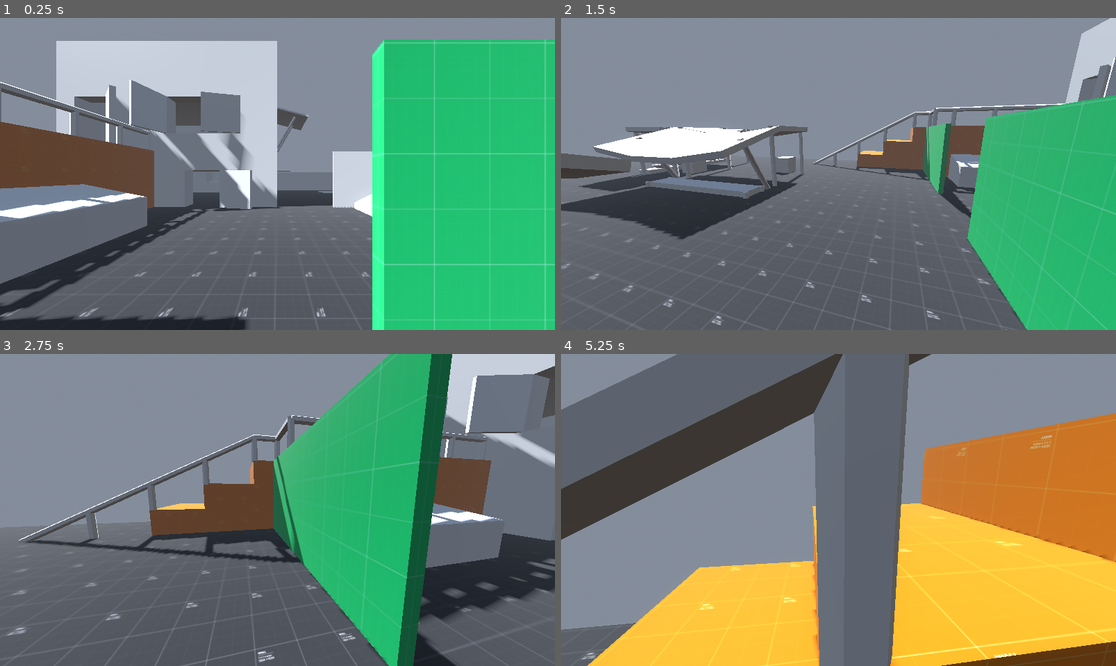
Above: before the commit, frames 1-4 (two rows, left to right).
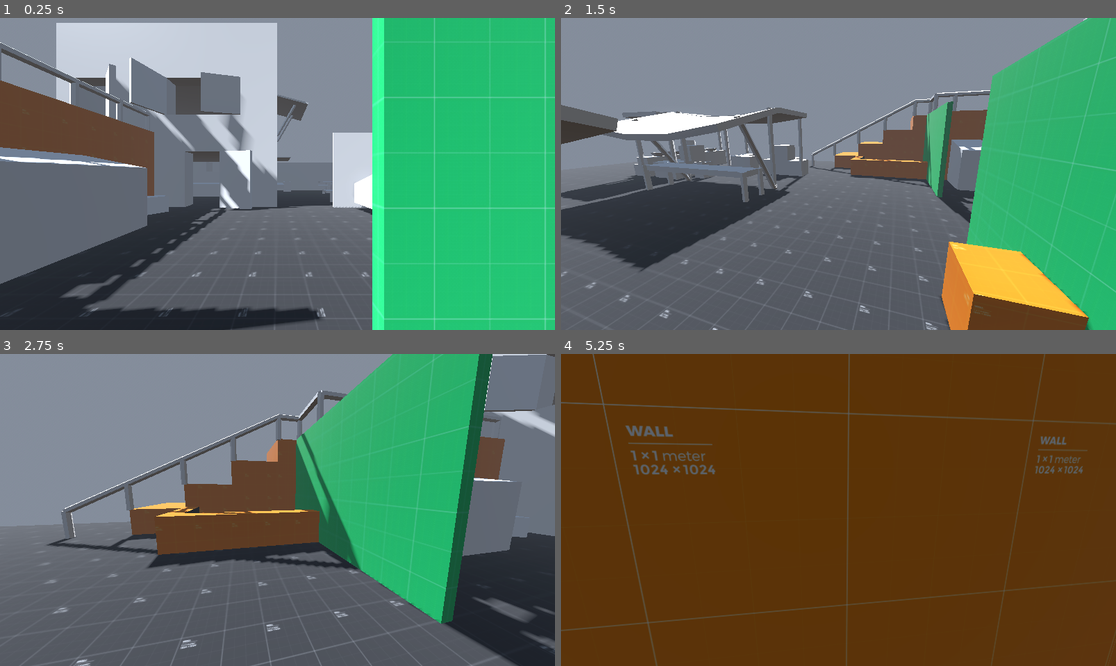
Above: after the commit, the same moments.

Repository: anandantony/project-zero-fps
Game: Godot game, scene res://maps/training/dm_map_1.tscn
Same seed, same stepped clock (60 frames per second), same inputs: the game is played once before the commit and once after it. The project has no main scene, so this scene is started directly.
Inputs (mouse positions are in pixels of both pictures, inside the frame that each line leads up to):
- Up to frame 1 (0.25 s): no input
- Up to frame 2 (1.5 s): tap Enter at 0.5 s; move the mouse to (960, 158) at 0.52 s; hold D (right) 0.53-1.28 s; hold Shift (sprint) 0.53-1.28 s; click (960, 158) at 0.67 s; tap Space (jump) at 0.77 s; move the mouse to (810, 174) at 1.27 s; hold W (up) from 1.28 s (still down); tap Shift (sprint) at 1.35 s
- Up to frame 3 (2.75 s): keep holding W (up); tap Space (jump) at 1.52 s; move the mouse to (288, 503) at 2.02 s; hold Shift (sprint) from 2.03 s (still down)
- Up to frame 4 (5.25 s): keep holding W (up); move the mouse to (832, 516) at 2.77 s; release Shift (sprint) at 2.78 s; tap Shift (sprint) at 2.85, 4.35 s; tap Space (jump) at 3.02, 3.77, 4.52 s; move the mouse to (877, 513) at 3.52 s; hold Shift (sprint) 3.53-4.28 s; move the mouse to (794, 506) at 4.27 s; move the mouse to (844, 510) at 5.02 s; hold Shift (sprint) from 5.03 s (still down)

The runs differ from the first frame. In frame 1, 24% of the frame differs, in the area x 0-100%, y 0-100%; in frame 2, 26%; in frame 3, 30%; in frame 4, 99%.

Commit message:
Add joystick look support and update map geometry
Implemented joystick look controls in camera_controller.gd, including new input actions in project.godot for look directions. Updated dm_map_1.tscn with additional geometry and adjustments. Added .vscode/ to .gitignore and created a placeholder input_router.gd script.

Diff:
--- a/maps/training/dm_map_1.tscn
+++ b/maps/training/dm_map_1.tscn
@@ -24,6 +24,12 @@
 [sub_resource type="StandardMaterial3D" id="StandardMaterial3D_w23d6"]
 resource_local_to_scene = true
 albedo_texture = ExtResource("6_s3t84")
+uv1_offset = Vector3(0.5, 0.5, 0.5)
+uv1_triplanar = true
+
+[sub_resource type="StandardMaterial3D" id="StandardMaterial3D_0xg84"]
+resource_local_to_scene = true
+albedo_texture = ExtResource("5_s3t84")
 uv1_offset = Vector3(0.5, 0.5, 0.5)
 uv1_triplanar = true
 
@@ -81,19 +87,56 @@
 scene = ExtResource("3_mkore")
 
 [node name="ProtoCSGBox3D" parent="." instance=ExtResource("4_ovcgl")]
-transform = Transform3D(1, 0, 0, 0, 1, 0, 0, 0, 1, 0.018630028, 0.5003663, -0.03388691)
-size = Vector3(48.060425, 1, 24.103394)
+transform = Transform3D(1, 0, 0, 0, 1, 0, 0, 0, 1, 0.018630028, 0.0008662641, -0.03388691)
+size = Vector3(48.060425, 0.001, 24.103394)
 material = SubResource("StandardMaterial3D_mxuqf")
 
 [node name="ProtoCSGBox3D2" parent="." instance=ExtResource("4_ovcgl")]
-transform = Transform3D(1, 0, 0, 0, 1, 0, 0, 0, 1, -1.0285039, 1.4022102, -10.500621)
-size = Vector3(2.0893555, 1.2022705, 3.0968018)
+transform = Transform3D(1, 0, 0, 0, 1, 0, 0, 0, 1, -0.98223925, 1.4888263, -10.500621)
+size = Vector3(1.9968262, 1.0492554, 3.0968018)
+material = SubResource("StandardMaterial3D_13hg8")
+block_color = 3
+
+[node name="ProtoCSGBox3D10" parent="." instance=ExtResource("4_ovcgl")]
+transform = Transform3D(1, 0, 0, 0, 1, 0, 0, 0, 1, -1.0014429, 0.4939046, -10.500621)
+size = Vector3(5.950348, 1.0492554, 3.0968018)
 material = SubResource("StandardMaterial3D_13hg8")
 block_color = 3
 
 [node name="ProtoCSGBox3D9" parent="." instance=ExtResource("4_ovcgl")]
 transform = Transform3D(1, 0, 0, 0, 1, 0, 0, 0, 1, 2.375263, 1.4022102, 6.284566)
 size = Vector3(0.986084, 1.2022705, 1.0317993)
+material = SubResource("StandardMaterial3D_w23d6")
+block_color = 3
+
+[node name="ProtoCSGBox3D13" parent="." instance=ExtResource("4_ovcgl")]
+transform = Transform3D(1, 0, 0, 0, 1, 0, 0, 0, 1, 1.8615301, 0.40603018, 5.8201036)
+size = Vector3(2.0135498, 1.2022705, 1.9607239)
+material = SubResource("StandardMaterial3D_w23d6")
+block_color = 3
+
+[node name="ProtoCSGBox3D11" parent="." instance=ExtResource("4_ovcgl")]
+transform = Transform3D(1, 0, 0, 0, 1, 0, 0, 0, 1, 2.375263, 0.4754057, 3.4702377)
+size = Vector3(0.986084, 1.2022705, 1.0909729)
+material = SubResource("StandardMaterial3D_w23d6")
+block_color = 3
+
+[node name="ProtoCSGBox3D14" parent="." instance=ExtResource("4_ovcgl")]
+transform = Transform3D(1, 0, 0, 0, 1, 0, 0, 0, 1, 0.46571946, 0.322078, -7.7149744)
+size = Vector3(4.940155, 1.4782257, 2.4929695)
+material = SubResource("StandardMaterial3D_w23d6")
+block_color = 3
+
+[node name="ProtoCSGBox3D15" parent="ProtoCSGBox3D14" instance=ExtResource("4_ovcgl")]
+transform = Transform3D(1, 0, 0, 0, 1, 0, 0, 0, 1, 0.27853823, 0.5124029, -0.30208492)
+operation = 2
+use_collision = false
+size = Vector3(4.3972225, 0.506691, 1.9908264)
+material = SubResource("StandardMaterial3D_0xg84")
+
+[node name="ProtoCSGBox3D12" parent="." instance=ExtResource("4_ovcgl")]
+transform = Transform3D(1, 0, 0, 0, 1, 0, 0, 0, 1, -0.47685957, 0.44583416, 6.36158)
+size = Vector3(1.0374756, 1.1431274, 1.0415802)
 material = SubResource("StandardMaterial3D_w23d6")
 block_color = 3
 
@@ -104,34 +147,34 @@
 block_color = 3
 
 [node name="ProtoCSGBox3D4" parent="." instance=ExtResource("4_ovcgl")]
-transform = Transform3D(1, 0, 0, 0, 1, 0, 0, 0, 1, 2.4733996, 2.5089676, -10.500621)
-size = Vector3(1, 3.089, 3.097)
+transform = Transform3D(1, 0, 0, 0, 1, 0, 0, 0, 1, 2.4733996, 2.0034676, -10.500621)
+size = Vector3(1, 4.1, 3.097)
 material = SubResource("StandardMaterial3D_j0u80")
 block_color = 3
 
 [node name="ProtoCSGBox3D5" parent="." instance=ExtResource("4_ovcgl")]
-transform = Transform3D(1, 0, 0, 0, 1, 0, 0, 0, 1, 9.798048, 2.5089676, -9.373728)
-size = Vector3(13.689209, 3.0890198, 5.3561096)
+transform = Transform3D(1, 0, 0, 0, 1, 0, 0, 0, 1, 9.798048, 2.0292695, -9.373728)
+size = Vector3(13.689209, 4.048416, 5.3561096)
 material = SubResource("StandardMaterial3D_xs22q")
 block_color = 3
 
 [node name="ProtoCSGBox3D6" parent="." instance=ExtResource("4_ovcgl")]
-transform = Transform3D(1, 0, 0, 0, 1, 0, 0, 0, 1, 2.938671, 2.4978728, -5.9453564)
-size = Vector3(0.20751953, 3.11203, 5.9140015)
+transform = Transform3D(1, 0, 0, 0, 1, 0, 0, 0, 1, 2.938671, 2.004396, -5.9453564)
+size = Vector3(0.20751953, 4.098984, 5.9140015)
 material = SubResource("StandardMaterial3D_mfwq4")
 block_color = 1
 block_style = 2
 
 [node name="ProtoCSGBox3D7" parent="." instance=ExtResource("4_ovcgl")]
-transform = Transform3D(1, 0, 0, 0, 1, 0, 0, 0, 1, 2.9486809, 2.471994, 3.9175029)
-size = Vector3(0.22753906, 3.0602722, 5.9057617)
+transform = Transform3D(1, 0, 0, 0, 1, 0, 0, 0, 1, 2.9486809, 1.9831557, 3.9175029)
+size = Vector3(0.22753906, 4.0379486, 5.9057617)
 material = SubResource("StandardMaterial3D_u1bw3")
 block_color = 1
 block_style = 2
 
 [node name="ProtoCSGBox3D8" parent="." instance=ExtResource("4_ovcgl")]
-transform = Transform3D(-4.371139e-08, 0, 1, 0, 1, 0, -1, 0, -4.371139e-08, -0.8194362, 2.471994, 6.903878)
-size = Vector3(0.2906494, 3.0602722, 7.640625)
+transform = Transform3D(-4.371139e-08, 0, 1, 0, 1, 0, -1, 0, -4.371139e-08, -0.8194362, 1.8981948, 6.903878)
+size = Vector3(0.2906494, 4.2078705, 7.640625)
 material = SubResource("StandardMaterial3D_iw4ep")
 block_color = 1
 block_style = 2
--- a/project.godot
+++ b/project.godot
@@ -56,6 +56,26 @@
 , Object(InputEventJoypadButton,"resource_local_to_scene":false,"resource_name":"","device":-1,"button_index":7,"pressure":0.0,"pressed":true,"script":null)
 ]
 }
+look_left={
+"deadzone": 0.2,
+"events": [Object(InputEventJoypadMotion,"resource_local_to_scene":false,"resource_name":"","device":-1,"axis":2,"axis_value":-1.0,"script":null)
+]
+}
+look_right={
+"deadzone": 0.2,
+"events": [Object(InputEventJoypadMotion,"resource_local_to_scene":false,"resource_name":"","device":-1,"axis":2,"axis_value":1.0,"script":null)
+]
+}
+look_up={
+"deadzone": 0.2,
+"events": [Object(InputEventJoypadMotion,"resource_local_to_scene":false,"resource_name":"","device":-1,"axis":3,"axis_value":-1.0,"script":null)
+]
+}
+look_down={
+"deadzone": 0.2,
+"events": [Object(InputEventJoypadMotion,"resource_local_to_scene":false,"resource_name":"","device":-1,"axis":3,"axis_value":1.0,"script":null)
+]
+}
 
 [physics]
 
--- a/scripts/camera_controller.gd
+++ b/scripts/camera_controller.gd
@@ -3,6 +3,7 @@
 
 @export_group("Camera Look", "look")
 @export var look_sensitivity: float = 0.006
+@export var look_joystick_sensitivity_multiplier: float = 1000
 
 @export_group("Bob Settings", "bob")
 @export var bob_frequency: float = 2.0
@@ -38,15 +39,47 @@
 		if event is InputEventMouseMotion:
 			player.rotate_y(-event.relative.x * look_sensitivity)
 			player.head_anchor.rotate_x(-event.relative.y * look_sensitivity)
-			self.rotation.x = clamp(self.rotation.x, deg_to_rad(-90), deg_to_rad(90))
 
-func _process(_delta: float) -> void:
+	_clamp_camera()
+
+func _process(delta: float) -> void:
+	_handle_joystick_look(delta)
 	global_transform = player.head_anchor.get_global_transform_interpolated()
 
 func _physics_process(delta: float) -> void:
 	if player_camera:
 		player_camera.transform.origin = _calculate_bob_offset(delta)
 		_handle_fov(delta)
+
+func _handle_joystick_look(delta: float) -> void:
+	if Input.mouse_mode != Input.MOUSE_MODE_CAPTURED:
+		return
+
+	var look_input := Input.get_vector(
+		"look_left",
+		"look_right",
+		"look_down",
+		"look_up"
+	)
+
+	# Deadzone
+	if look_input.length() < 0.15:
+		return
+
+	# Sensitivity scaling (joystick needs delta)
+	var joy_sensitivity := look_sensitivity * look_joystick_sensitivity_multiplier
+
+	player.rotate_y(-look_input.x * joy_sensitivity * delta)
+	player.head_anchor.rotate_x(look_input.y * joy_sensitivity * delta)
+
+	_clamp_camera()
+
+func _clamp_camera() -> void:
+	player.head_anchor.rotation.x = clamp(
+		player.head_anchor.rotation.x,
+		deg_to_rad(-90),
+		deg_to_rad(90)
+	)
 
 func _calculate_bob_offset(delta: float) -> Vector3:
 	var speed := player.velocity.length()
--- /dev/null
+++ b/scripts/input_router.gd
@@ -0,0 +1 @@
+extends Node
Not shown: 1 places in maps/training/dm_map_1.tscn that only renumber resources
Not shown, added: scripts/input_router.gd.uid
Not shown, changed: .gitignore
